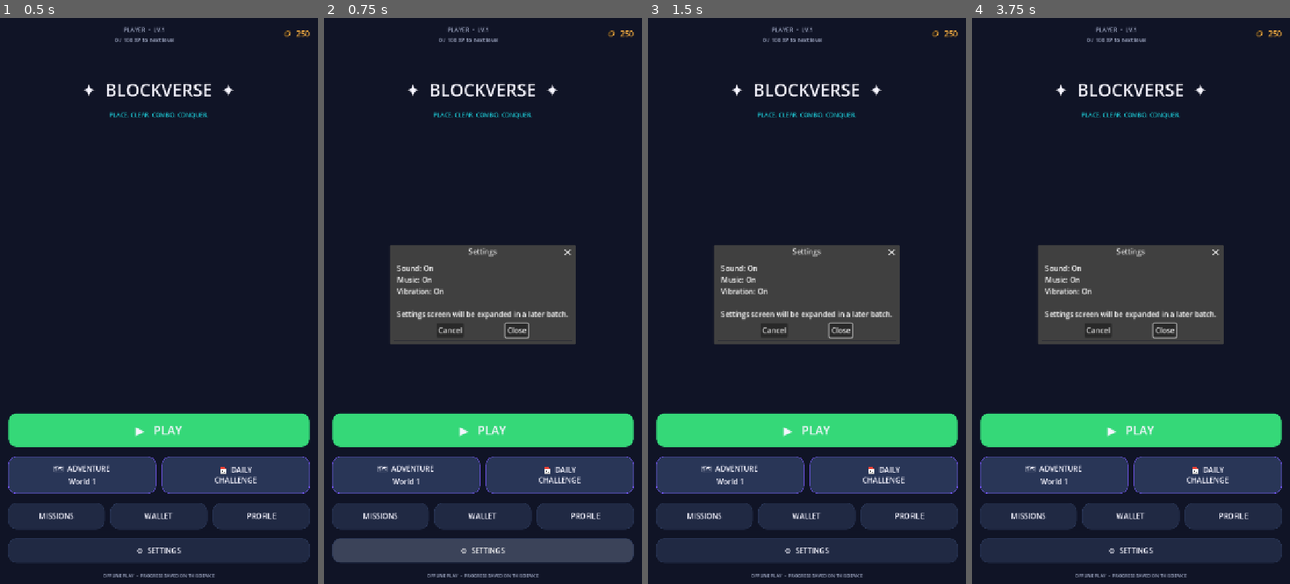
Above: before the commit, frames 1-4 (left to right).
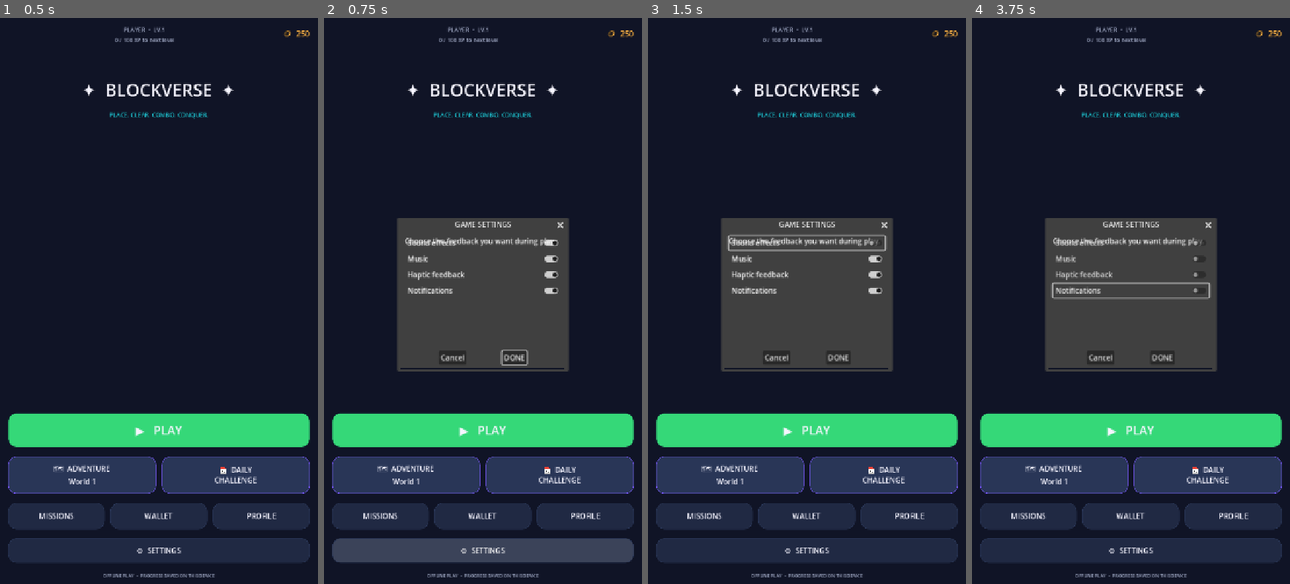
Above: after the commit, the same moments.

Repository: MaheshPawar32/android-game-factory
Game: Godot game, scene res://scenes/home.tscn
The game is run twice, just before and just after one commit, with the same random seed, the same clock (stepped at 60 frames per second) and the same inputs.
Inputs (mouse positions are in pixels of both pictures, inside the frame that each line leads up to):
- Up to frame 1 (0.5 s): no input
- Up to frame 2 (0.75 s): click "⚙ SETTINGS" at 0.5 s
- Up to frame 3 (1.5 s): click (807, 244) at 1.25 s, where only the run after the commit has a clickable "Sound effects"
- Up to frame 4 (3.75 s): click (1131, 261) at 2 s, where only the run after the commit has a clickable "Music"; click (1131, 272) at 2.75 s, where only the run after the commit has a clickable "Haptic feedback"; click (1131, 289) at 3.5 s, where only the run after the commit has a clickable "Notifications"

Frame 1 is identical in both runs. In frame 2, 7.0% of the frame differs, in the area x 20-80%, y 35-63%; in frame 3, 7.2%; in frame 4, 7.3%.

Commit message:
Make sound vibration and notification settings interactive

Diff:
--- a/projects/block-puzzle/scripts/screens/home_screen.gd
+++ b/projects/block-puzzle/scripts/screens/home_screen.gd
@@ -132,15 +132,24 @@
 
 func _show_settings() -> void:
 	var dialog := ConfirmationDialog.new()
-	dialog.title = "Settings"
-	dialog.dialog_text = "Sound: %s\nMusic: %s\nVibration: %s\n\nSettings screen will be expanded in a later batch." % [
-		"On" if SaveData.get_setting("sound", true) else "Off",
-		"On" if SaveData.get_setting("music", true) else "Off",
-		"On" if SaveData.get_setting("vibration", true) else "Off"
-	]
+	dialog.title = "GAME SETTINGS"
+	dialog.dialog_text = "Choose the feedback you want during play."
+	var options := VBoxContainer.new()
+	for setting in [
+		["sound", "Sound effects"],
+		["music", "Music"],
+		["vibration", "Haptic feedback"],
+		["notifications", "Notifications"]
+	]:
+		var toggle := CheckButton.new()
+		toggle.text = setting[1]
+		toggle.button_pressed = bool(SaveData.get_setting(setting[0], true))
+		toggle.toggled.connect(func(enabled: bool): SaveData.update_setting(setting[0], enabled))
+		options.add_child(toggle)
+	dialog.add_child(options)
+	dialog.get_ok_button().text = "DONE"
 	add_child(dialog)
-	dialog.get_ok_button().text = "Close"
-	dialog.popup_centered()
+	dialog.popup_centered(Vector2i(360, 300))
 
 func _format_number(value: int) -> String:
 	var text := str(value)
